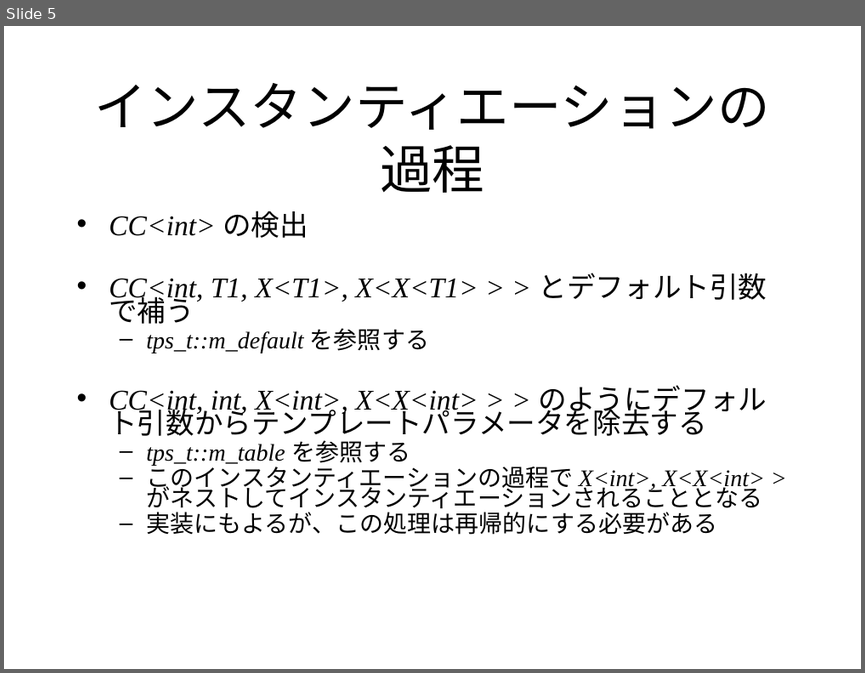
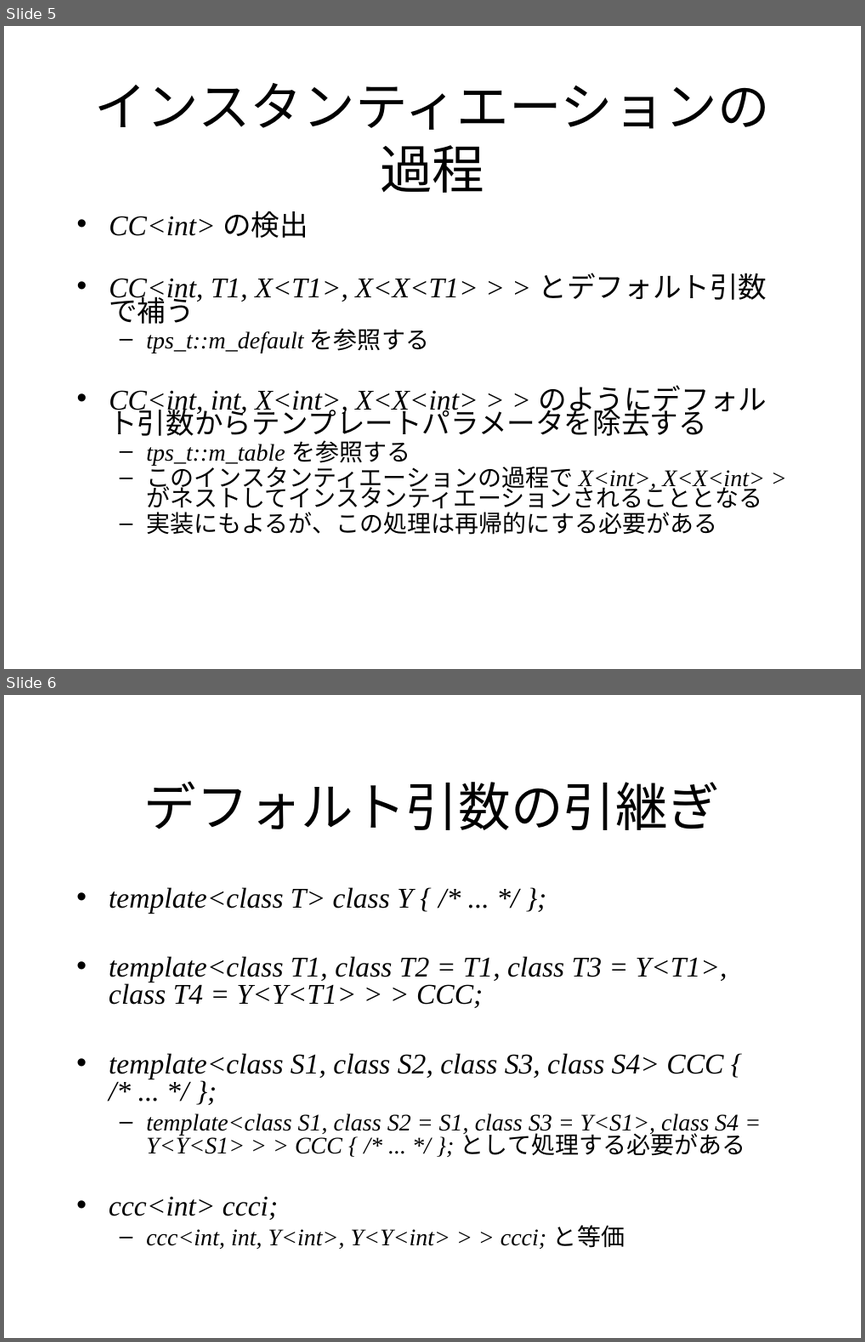
Before and after one commit to KeiHasegawa/cxx_doc, a slide deck: 16_template_default_argument.ppt. Shown one above the other, each under a label of ours: slide 5 before the commit, slides 5 and 6 after it. The pictures are 865x673 and 865x1342 pixels, drawn with LibreOffice and Linux fonts; fonts in the diff are those of the drawing. Boxes give left, top, right and bottom in pixels: in the first picture for what was removed or moved away, otherwise in the second. Text is boxed around its words. In the diff, an @@ line names an element or a change of style, - is before the commit and + after.

```diff
--- a/16_template_default_argument.ppt
+++ b/16_template_default_argument.ppt
@@ slide 6 added at <box>4,695,861,1338</box>, background #FFFFFF @@
@@ title added at <box>144,781,721,830</box>, 44 pt, text #000000 @@
+デフォルト引数の引継ぎ
@@ text added at <box>109,887,746,1248</box>, 24 pt, text #000000, italic @@
+• template<class T> class Y { /* ... */ };
+• template<class T1, class T2 = T1, class T3 = Y<T1>, class T4 = Y<Y<T1> > > CCC;
+• template<class S1, class S2, class S3, class S4> CCC { /* ... */ };
+  – template<class S1, class S2 = S1, class S3 = Y<S1>, class S4 = Y<Y<S1> > > CCC { /* ... */ }; として処理する必要がある
+• ccc<int> ccci;
+  – ccc<int, int, Y<int>, Y<Y<int> > > ccci; と等価
```
Also in this commit, not shown: 1 slide changed, 1 other slide added, 3 other files.
